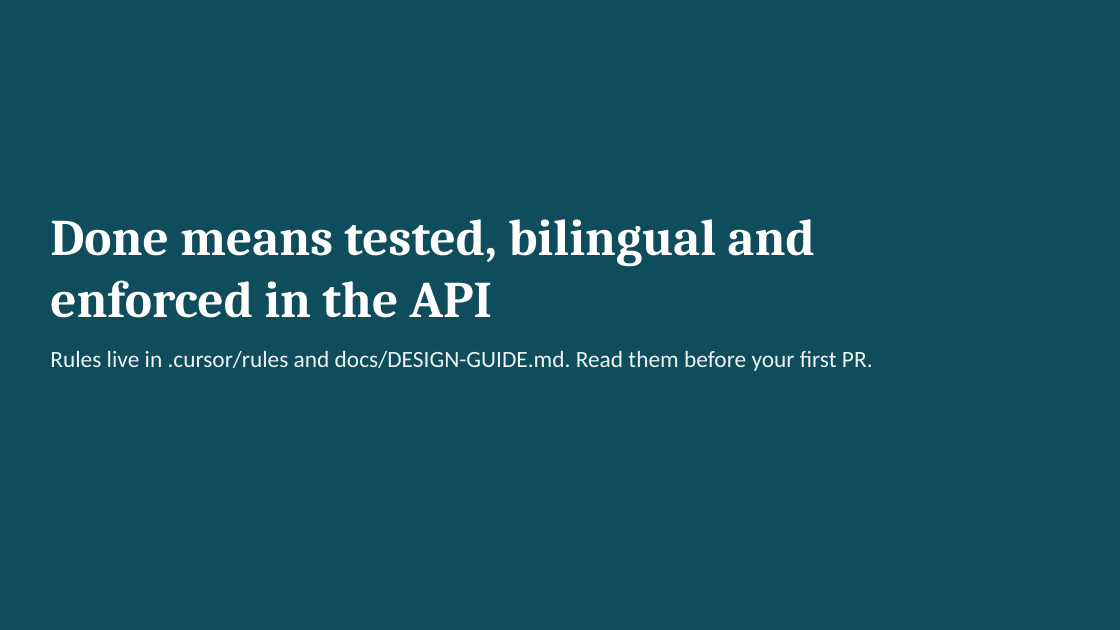
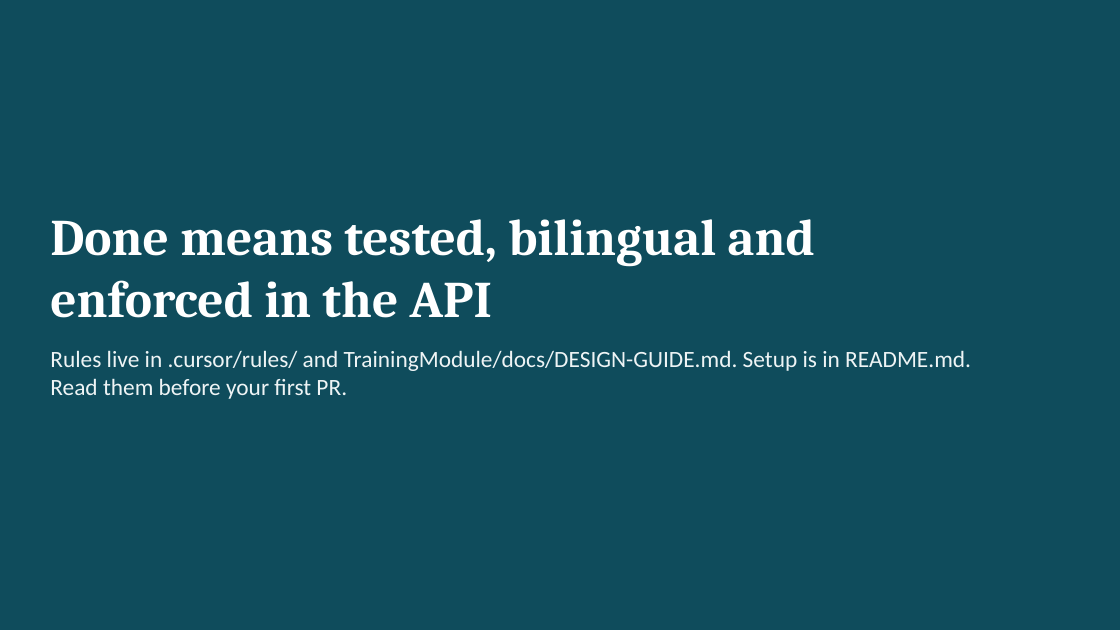
Before and after one commit to TRA-Projects/nafadh_trainning, a slide deck: slide 14 of docs/training-standards.pptx. Drawn at 1120x630 pixels with LibreOffice and Linux fonts; fonts in the diff are those of the drawing. Boxes give left, top, right and bottom in pixels: in the first picture for what was removed or moved away, otherwise in the second. Text is boxed around its words. In the diff, an @@ line names an element or a change of style, - is before the commit and + after.

```diff
--- a/docs/training-standards.pptx
+++ b/docs/training-standards.pptx
@@ text at box(50, 350, 971, 399): text changed @@
-Rules live in .cursor/rules and docs/DESIGN-GUIDE.md. Read them before your first PR.
+Rules live in .cursor/rules/ and TrainingModule/docs/DESIGN-GUIDE.md. Setup is in README.md. Read them before your first PR.
```
Also in this commit, not shown: 11 other slides changed.
